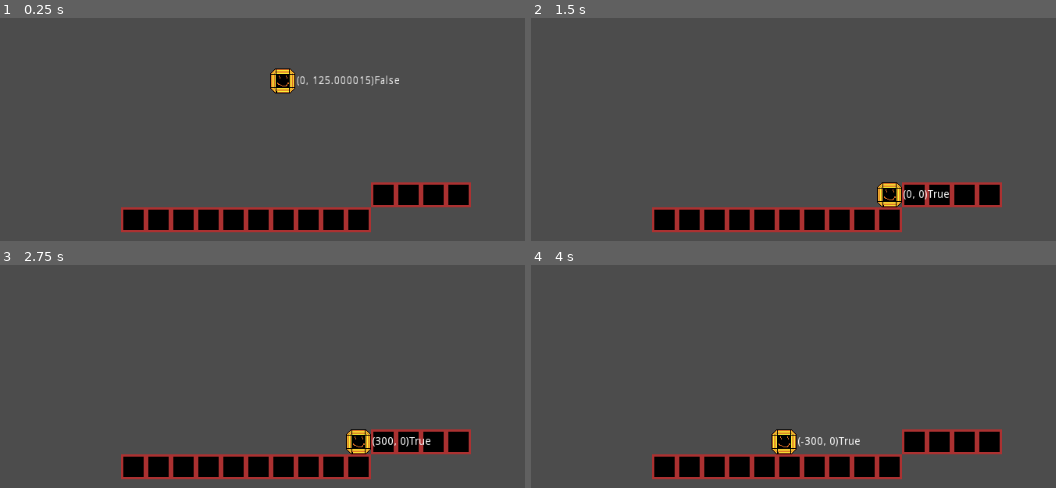
Above: before the commit, frames 1-4 (two rows, left to right).
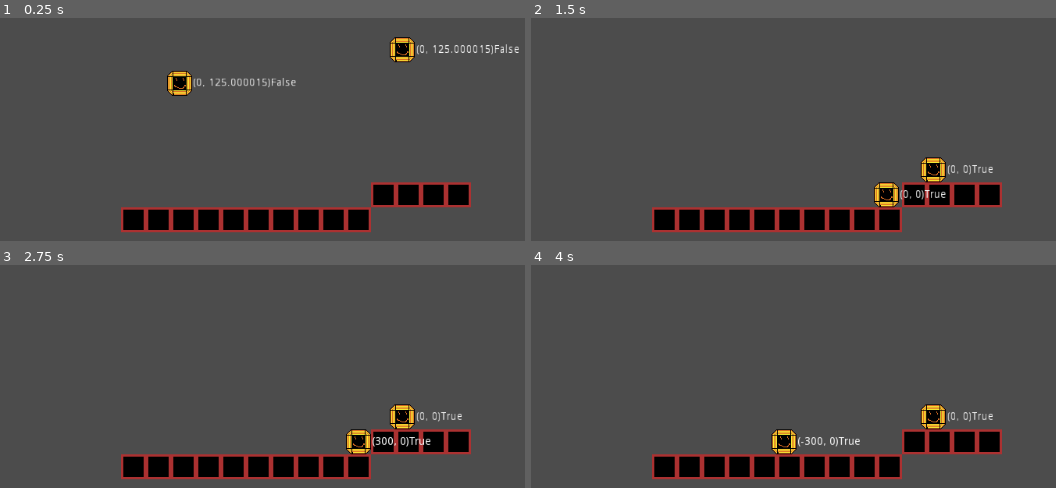
Above: after the commit, the same moments.

Repository: Noahnoah55/Heartjam-2018
Game: Godot game, scene res://Scenes/Levels/TestLevel.tscn
Same seed, same stepped clock (60 frames per second), same inputs: the game is played once before the commit and once after it.
Inputs:
- Up to frame 1 (0.25 s): no input
- Up to frame 2 (1.5 s): hold Right (ui_right) 0.53-1.28 s; hold Down (ui_down) from 1.28 s (still down)
- Up to frame 3 (2.75 s): tap Enter at 2 s; release Down (ui_down) at 2.03 s; hold Right (ui_right) from 2.03 s (still down)
- Up to frame 4 (4 s): tap Space at 2.75 s; release Right (ui_right) at 2.78 s; hold Up (ui_up) 2.78-3.53 s; tap Enter at 3.5 s; hold Left (ui_left) from 3.53 s (still down)

The runs differ from the first frame. In frame 1, 2.4% of the frame differs, in the area x 31-99%, y 8-35%; in frame 2, 1.2%; in frame 3, 0.6%; in frame 4, 0.6%.

Commit message:
Multiplayer and start of shooting

Diff:
--- a/Scenes/GameParts/Player.gd
+++ b/Scenes/GameParts/Player.gd
@@ -8,19 +8,16 @@
 export var downbutton = 'ui_down'
 export var leftbutton = 'ui_left'
 export var rightbutton = 'ui_right'
+export var fire = 'ui_fire'
 var direction = Vector2()
 var throw = 0
 var b = 0
 var jumpsleft = 2
 var isonground = false
 export var debug = true
-# class member variables go here, for example:
-# var a = 2
-# var b = "textvar"
+var facing = Vector2()
 
 func _ready():
-	# Called every time the node is added to the scene.
-	# Initialization here
 	pass
 
 func _process(delta):
@@ -39,6 +36,7 @@
 			jumpsleft -= 1
 	if Input.is_action_pressed(leftbutton):
 		direction.x -= 1
+		facing.x
 	if Input.is_action_pressed(rightbutton):
 		direction.x += 1
 	velocity.x = direction.x * walkspeed
--- a/Scenes/GameParts/Player.tscn
+++ b/Scenes/GameParts/Player.tscn
@@ -28,6 +28,7 @@
 downbutton = "ui_down"
 leftbutton = "ui_left"
 rightbutton = "ui_right"
+fire = "ui_fire"
 debug = true
 
 [node name="tempchar" type="Sprite" parent="." index="0"]
--- a/Scenes/Levels/TestLevel.tscn
+++ b/Scenes/Levels/TestLevel.tscn
@@ -3,7 +3,7 @@
 [ext_resource path="res://Scenes/GameParts/LevelBlocks.tres" type="TileSet" id=1]
 [ext_resource path="res://Scenes/GameParts/Player.tscn" type="PackedScene" id=2]
 
-[node name="Node2D" type="Node2D"]
+[node name="Node2D" type="Node2D" index="0"]
 
 [node name="TileMap" type="TileMap" parent="." index="0" groups=[
 "Block",
@@ -30,6 +30,12 @@
 
 [node name="Player" parent="." index="1" instance=ExtResource( 2 )]
 
-position = Vector2( 399.31, 365.397 )
-walkspeed = 300
-debug = true
+position = Vector2( 266.714, 367.853 )
+
+[node name="Player2" parent="." index="2" instance=ExtResource( 2 )]
+
+position = Vector2( 552.482, 325.35 )
+upbutton = "ui_up2"
+downbutton = "ui_down2"
+leftbutton = "ui_left2"
+rightbutton = "ui_right2"
--- a/project.godot
+++ b/project.godot
@@ -14,6 +14,17 @@
 run/main_scene="res://Scenes/Levels/TestLevel.tscn"
 config/icon="res://icon.png"
 
+[input]
+
+ui_up2=[ Object(InputEventKey,"resource_local_to_scene":false,"resource_name":"","device":0,"alt":false,"shift":false,"control":false,"meta":false,"command":false,"pressed":false,"scancode":87,"unicode":0,"echo":false,"script":null)
+ ]
+ui_left2=[ Object(InputEventKey,"resource_local_to_scene":false,"resource_name":"","device":0,"alt":false,"shift":false,"control":false,"meta":false,"command":false,"pressed":false,"scancode":65,"unicode":0,"echo":false,"script":null)
+ ]
+ui_right2=[ Object(InputEventKey,"resource_local_to_scene":false,"resource_name":"","device":0,"alt":false,"shift":false,"control":false,"meta":false,"command":false,"pressed":false,"scancode":68,"unicode":0,"echo":false,"script":null)
+ ]
+ui_down2=[ Object(InputEventKey,"resource_local_to_scene":false,"resource_name":"","device":0,"alt":false,"shift":false,"control":false,"meta":false,"command":false,"pressed":false,"scancode":83,"unicode":0,"echo":false,"script":null)
+ ]
+
 [rendering]
 
 environment/default_environment="res://default_env.tres"
